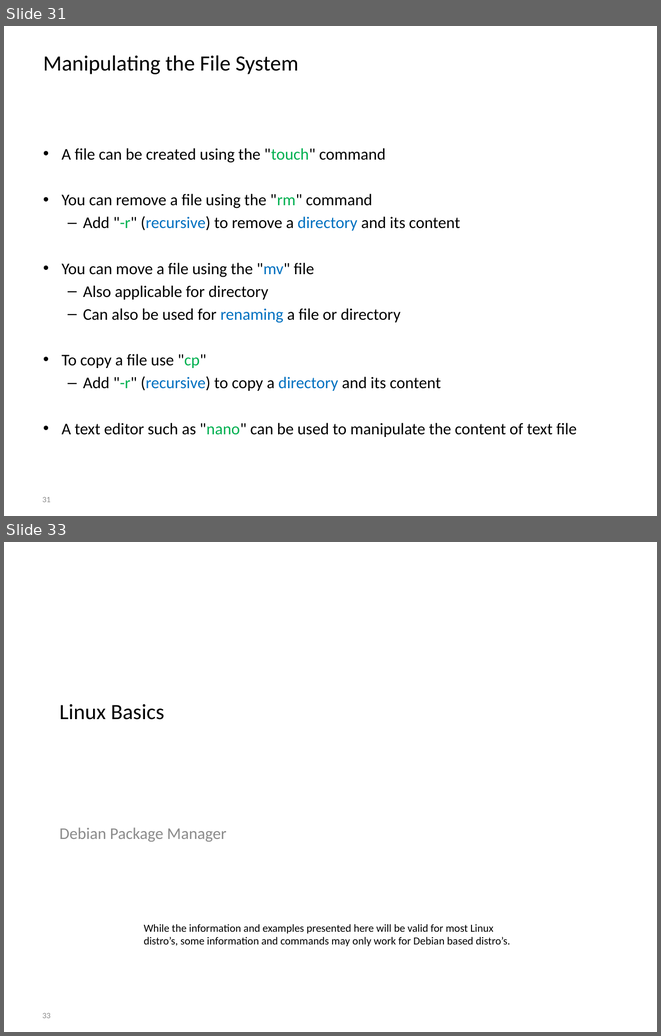
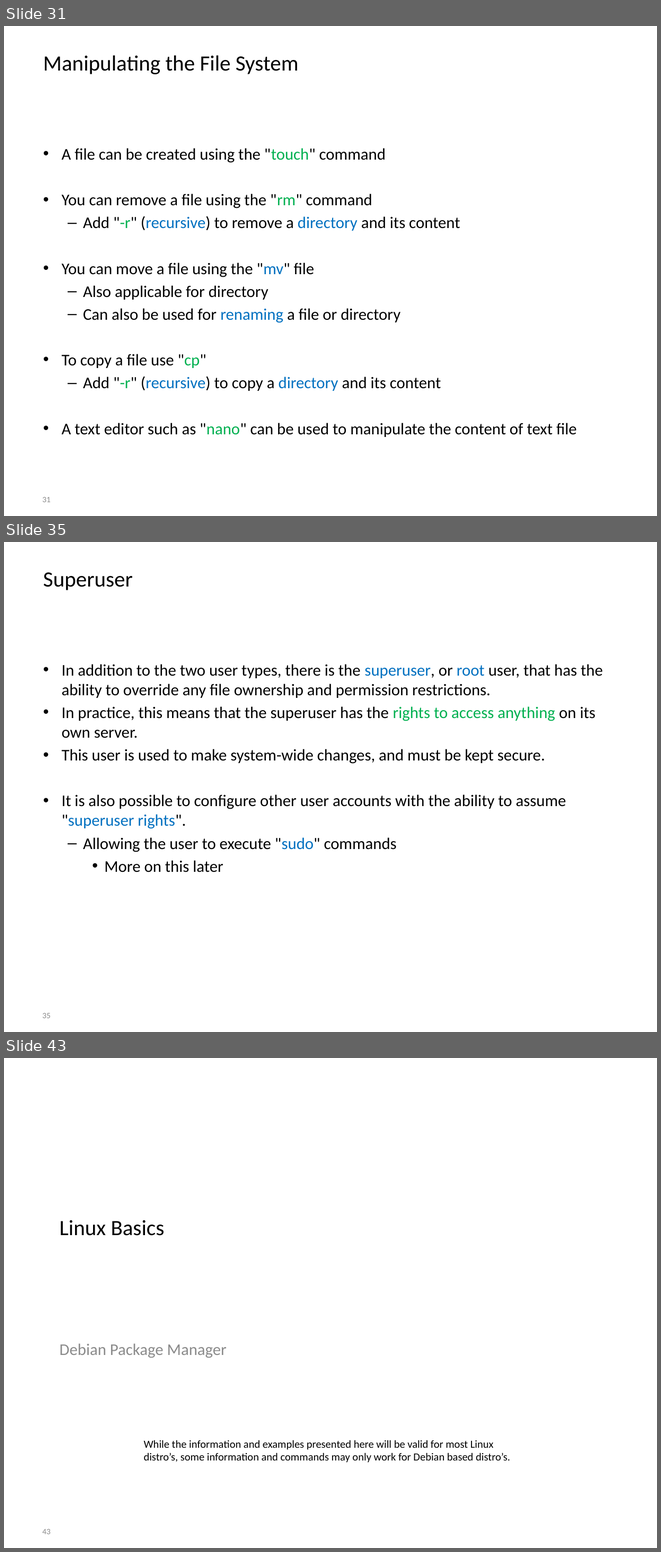
Before and after one commit to BioBoost/multimediatechnieken, a slide deck: slides/introduction_to_linux.pptx. Shown one above the other, each under a label of ours: slides 31 and 33 before the commit, slides 31, 35 and 43 after it; the slides between them are not shown. The pictures are 661x1036 and 661x1552 pixels, drawn with LibreOffice and Linux fonts; fonts in the diff are those of the drawing; background and template pictures are left out. Boxes give left, top, right and bottom in pixels: in the first picture for what was removed or moved away, otherwise in the second. Text is boxed around its words. In the diff, an @@ line names an element or a change of style, - is before the commit and + after.

Commit message:
Slides and course on linux file permissions

```diff
--- a/slides/introduction_to_linux.pptx
+++ b/slides/introduction_to_linux.pptx
@@ slide 35 added at (x1=4, y1=542, x2=657, y2=1032), background picture (left out) @@
@@ title added at (x1=43, y1=572, x2=133, y2=590), 24 pt, text #000000 @@
+Superuser
@@ text added at (x1=62, y1=664, x2=603, y2=872), 18 pt, text #000000 @@
+• In addition to the two user types, there is the superuser, or root user, that has the ability to override any file ownership and permission restrictions.
+• In practice, this means that the superuser has the rights to access anything on its own server.
+• This user is used to make system-wide changes, and must be kept secure.
+• It is also possible to configure other user accounts with the ability to assume "superuser rights".
+  – Allowing the user to execute "sudo" commands
+    • More on this later
@@ page number added at (x1=42, y1=1013, x2=51, y2=1018), 9 pt, text #8C8C8C @@
+35
@@ what was slide 33 is now slide 43 @@
@@ page number at (x1=42, y1=1529, x2=51, y2=1534): text changed @@
-33
+43
```
Also in this commit, not shown: 1 slide changed, 9 other slides added, 1 other file.
